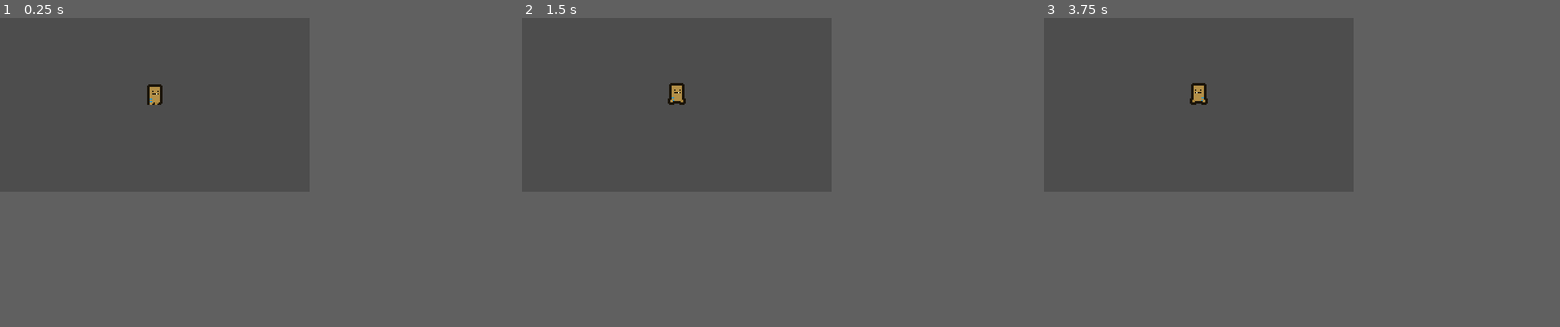
Above: before the commit, frames 1-3 (left to right).
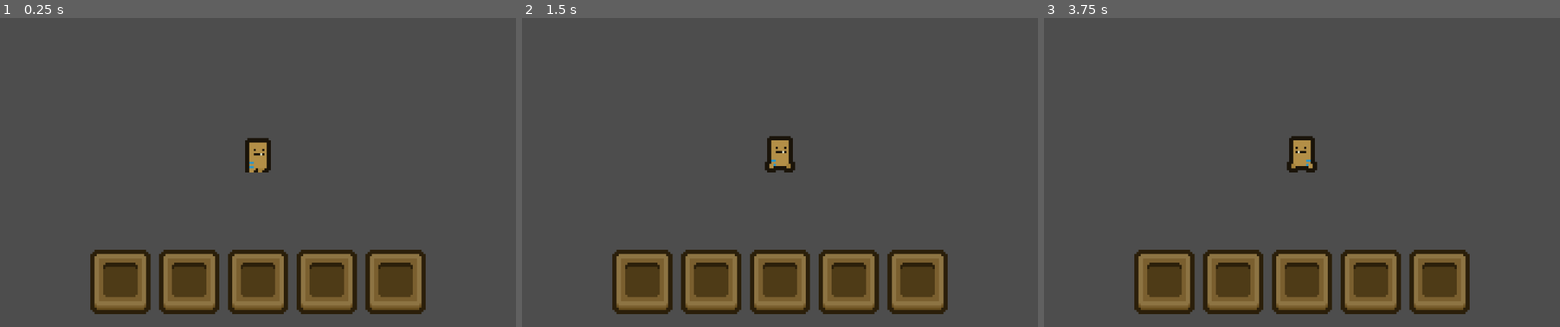
Above: after the commit, the same moments.

Repository: 203033-star/OGPC-2027
Game: Godot game, scene res://Scenes/Human world/human_world.tscn
The game is run twice, just before and just after one commit, with the same random seed, the same clock (stepped at 60 frames per second) and the same inputs.
Inputs:
- Up to frame 1 (0.25 s): no input
- Up to frame 2 (1.5 s): tap Enter at 0.5 s; hold D (right) 0.53-1.28 s; tap Space at 1.25 s; hold S (down) from 1.28 s (still down)
- Up to frame 3 (3.75 s): tap Enter at 2, 3.5 s; release S (down) at 2.03 s; hold D (right) 2.03-2.78 s; tap Space at 2.75 s; hold W (up) 2.78-3.53 s; hold A (left) from 3.53 s (still down)
In our replay, the window is 480x270 before the commit and 800x480 after it. These sizes can differ from the game's own. Grey fills any space a smaller window leaves; there, only what the larger window draws over its background counts as a difference.

The runs differ from the first frame. In frame 1, 13% of the frame differs, in the area x 17-83%, y 21-96%; in frame 2, 13%; in frame 3, 13%.

Commit message:
Hotbar and art changes
Changed the art for the hotbar to make it smaller and added an art folder for storing all the tiles that have existed and are in progress.

Diff:
--- a/Assets/Atlases/hotbar_slot.tres
+++ b/Assets/Atlases/hotbar_slot.tres
@@ -4,4 +4,4 @@
 
 [resource]
 atlas = ExtResource("1_dkugp")
-region = Rect2(114, 18, 36, 38)
+region = Rect2(80, 8, 32, 34)
--- a/Assets/Atlases/hotbar_slot_pressed.tres
+++ b/Assets/Atlases/hotbar_slot_pressed.tres
@@ -4,4 +4,4 @@
 
 [resource]
 atlas = ExtResource("1_m3i8e")
-region = Rect2(162, 18, 36, 38)
+region = Rect2(116, 8, 32, 34)
--- a/Assets/Atlases/hotbar_slot_selected.tres
+++ b/Assets/Atlases/hotbar_slot_selected.tres
@@ -4,4 +4,4 @@
 
 [resource]
 atlas = ExtResource("1_aifms")
-region = Rect2(18, 18, 36, 38)
+region = Rect2(8, 8, 32, 34)
--- a/Assets/Atlases/hotbar_slot_selected_pressed.tres
+++ b/Assets/Atlases/hotbar_slot_selected_pressed.tres
@@ -4,4 +4,4 @@
 
 [resource]
 atlas = ExtResource("1_3sd8c")
-region = Rect2(66, 18, 36, 38)
+region = Rect2(44, 8, 32, 34)
--- a/Scenes/Human world/human_world.tscn
+++ b/Scenes/Human world/human_world.tscn
@@ -2,6 +2,7 @@
 
 [ext_resource type="PackedScene" uid="uid://c46ix316syv4q" path="res://Scenes/Human world/human.tscn" id="1_fu64s"]
 [ext_resource type="Script" uid="uid://ce4tkkkpxu4f" path="res://Scripts/camera.gd" id="2_251ep"]
+[ext_resource type="PackedScene" uid="uid://dokw2wf0cdyc" path="res://Scenes/UI/human_world_ui.tscn" id="3_arxbg"]
 
 [sub_resource type="TileSet" id="TileSet_uup77"]
 tile_size = Vector2i(24, 24)
@@ -12,8 +13,11 @@
 unique_name_in_owner = true
 
 [node name="Camera" type="Camera2D" parent="." unique_id=883428067]
-zoom = Vector2(2, 2)
 script = ExtResource("2_251ep")
 
 [node name="TileMapLayer" type="TileMapLayer" parent="." unique_id=1009926046]
 tile_set = SubResource("TileSet_uup77")
+
+[node name="CanvasLayer" type="CanvasLayer" parent="." unique_id=1575487470]
+
+[node name="HumanWorldUI" parent="CanvasLayer" unique_id=1025647552 instance=ExtResource("3_arxbg")]
--- a/Scenes/UI/hotbar.tscn
+++ b/Scenes/UI/hotbar.tscn
@@ -3,12 +3,30 @@
 [ext_resource type="PackedScene" uid="uid://daieud2r2r7ny" path="res://Scenes/UI/hotbar_slot.tscn" id="1_trnr3"]
 
 [node name="Hotbar" type="HBoxContainer" unique_id=1898888452]
-offset_right = 180.0
-offset_bottom = 38.0
+anchors_preset = 7
+anchor_left = 0.5
+anchor_top = 1.0
+anchor_right = 0.5
+anchor_bottom = 1.0
+offset_left = -80.0
+offset_top = -38.0
+offset_right = 80.0
+offset_bottom = -4.0
+grow_horizontal = 2
+grow_vertical = 0
 theme_override_constants/separation = 0
-
-[node name="HotbarSlot2" parent="." unique_id=442458230 instance=ExtResource("1_trnr3")]
-layout_mode = 2
 
 [node name="HotbarSlot" parent="." unique_id=1243122388 instance=ExtResource("1_trnr3")]
 layout_mode = 2
+
+[node name="HotbarSlot2" parent="." unique_id=1190445612 instance=ExtResource("1_trnr3")]
+layout_mode = 2
+
+[node name="HotbarSlot3" parent="." unique_id=2137111736 instance=ExtResource("1_trnr3")]
+layout_mode = 2
+
+[node name="HotbarSlot4" parent="." unique_id=1575941300 instance=ExtResource("1_trnr3")]
+layout_mode = 2
+
+[node name="HotbarSlot5" parent="." unique_id=442458230 instance=ExtResource("1_trnr3")]
+layout_mode = 2
--- a/Scenes/UI/hotbar_slot.tscn
+++ b/Scenes/UI/hotbar_slot.tscn
@@ -3,6 +3,6 @@
 [ext_resource type="Texture2D" uid="uid://dw1bcogl68ocm" path="res://Assets/Atlases/hotbar_slot.tres" id="1_2tjgb"]
 
 [node name="HotbarSlot" type="TextureRect" unique_id=442458230]
-offset_right = 36.0
-offset_bottom = 38.0
+offset_right = 32.0
+offset_bottom = 34.0
 texture = ExtResource("1_2tjgb")
--- /dev/null
+++ b/Scenes/UI/human_world_ui.tscn
@@ -0,0 +1,14 @@
+[gd_scene format=3 uid="uid://dokw2wf0cdyc"]
+
+[ext_resource type="PackedScene" uid="uid://uoprm2aif4fd" path="res://Scenes/UI/hotbar.tscn" id="1_pfgxb"]
+
+[node name="HumanWorldUI" type="Control" unique_id=1025647552]
+layout_mode = 3
+anchors_preset = 15
+anchor_right = 1.0
+anchor_bottom = 1.0
+grow_horizontal = 2
+grow_vertical = 2
+
+[node name="Hotbar" parent="." unique_id=1898888452 instance=ExtResource("1_pfgxb")]
+layout_mode = 1
--- a/project.godot
+++ b/project.godot
@@ -17,11 +17,10 @@
 
 [display]
 
-window/size/viewport_width=480
-window/size/viewport_height=270
+window/size/viewport_width=240
+window/size/viewport_height=144
 window/size/mode=3
 window/stretch/mode="canvas_items"
-window/stretch/aspect="expand"
 
 [input]
 
Binary file added: Art/Tiles.aseprite
Binary file changed: Assets/Images/Hotbar.png
Not shown: 2 places in Scenes/Human world/human.tscn that only renumber resources
